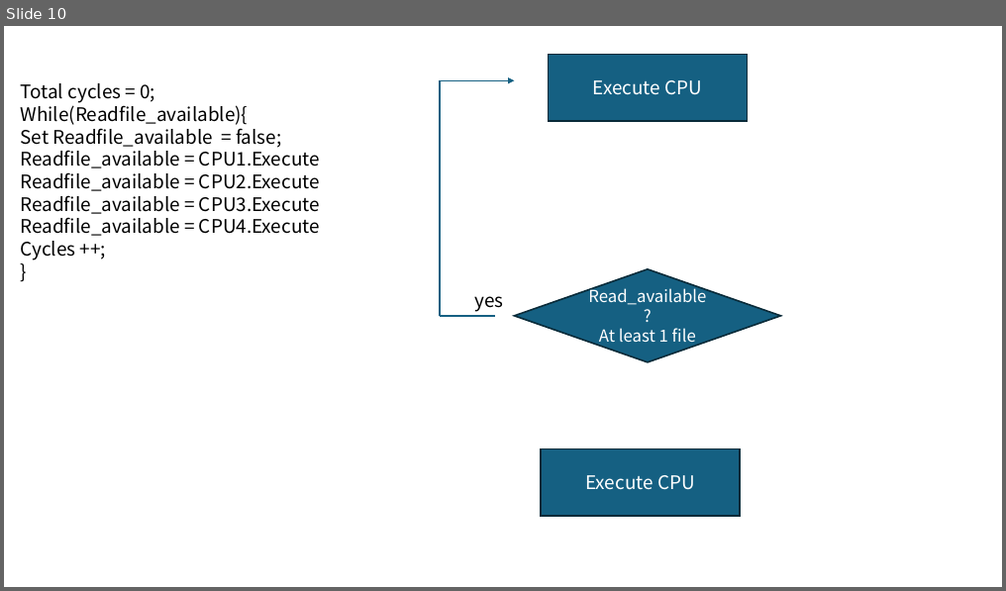
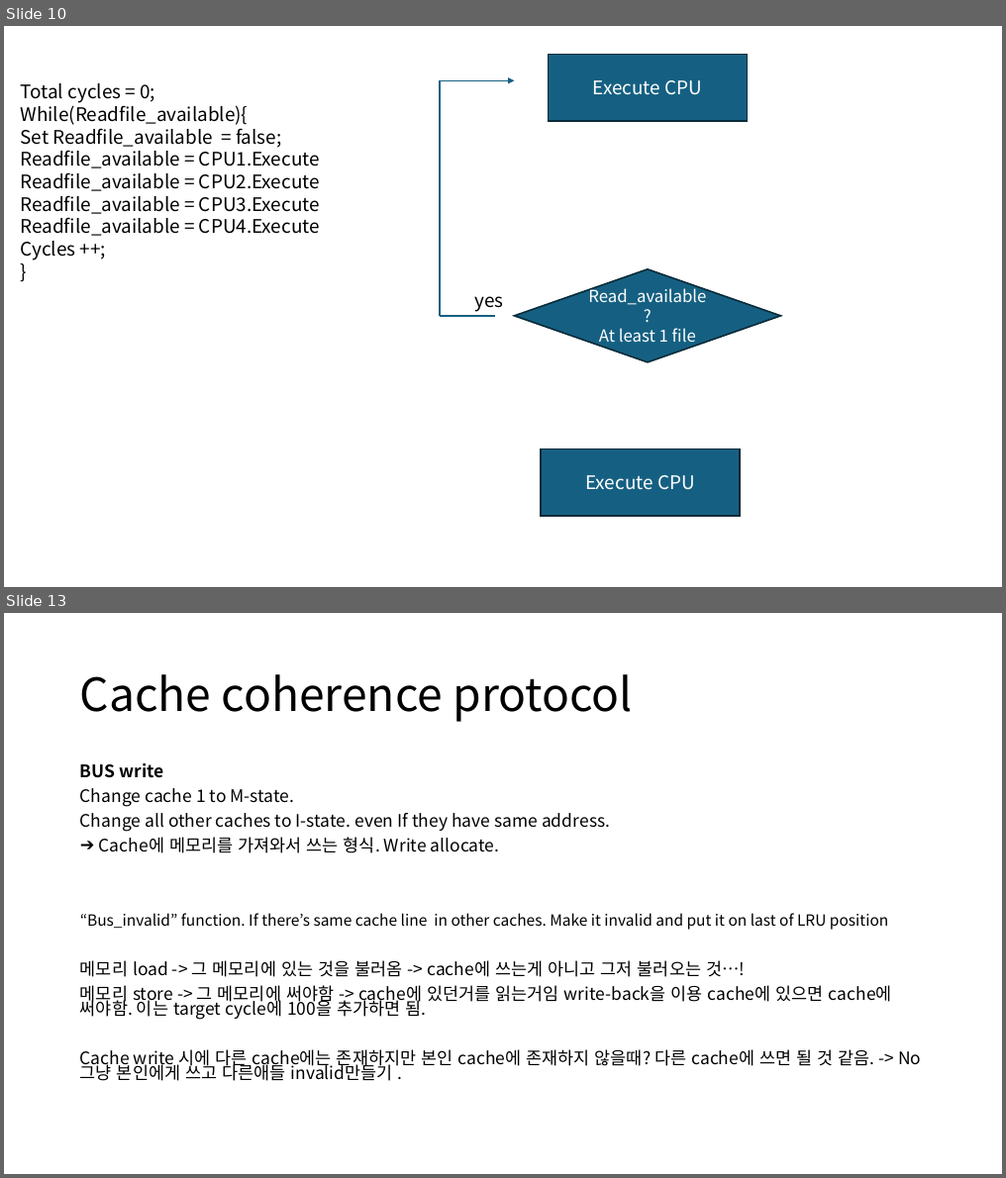
Before and after one commit to GillchLee/CS4223, a slide deck: assignment2/Assignment2.pptx. Shown one above the other, each under a label of ours: slide 10 before the commit, slides 10 and 13 after it; the slides between them are not shown. The pictures are 1006x591 and 1006x1178 pixels, drawn with LibreOffice and Linux fonts; fonts in the diff are those of the drawing. Boxes give left, top, right and bottom in pixels: in the first picture for what was removed or moved away, otherwise in the second. Text is boxed around its words. In the diff, an @@ line names an element or a change of style, - is before the commit and + after.

Commit message:
MESI protocol ( store instruction update)

```diff
--- a/assignment2/Assignment2.pptx
+++ b/assignment2/Assignment2.pptx
@@ slide 13 added at (4, 613, 1002, 1174), background #FFFFFF @@
@@ title added at (80, 674, 634, 722), 44 pt, text #000000 @@
+Cache coherence protocol
@@ text added at (80, 763, 921, 1081), 16.6 pt, text #000000 @@
+BUS write
+Change cache 1 to M-state.
+Change all other caches to I-state. even If they have same address.
+➔ Cache에 메모리를 가져와서 쓰는 형식. Write allocate.
+“Bus_invalid” function. If there’s same cache line in other caches. Make it invalid and put it on last of LRU position
+메모리 load -> 그 메모리에 있는 것을 불러옴 -> cache에 쓰는게 아니고 그저 불러오는 것…!
+메모리 store -> 그 메모리에 써야함 -> cache에 있던거를 읽는거임 write-back을 이용 cache에 있으면 cache에 써야함. 이는 target cycle에 100을 추가하면 됨.
+Cache write 시에 다른 cache에는 존재하지만 본인 cache에 존재하지 않을때? 다른 cache에 쓰면 될 것 같음. -> No 그냥 본인에게 쓰고 다른애들 invalid만들기 .
```
Also in this commit, not shown: 1 slide changed, 8 other slides added, 1 other file.
